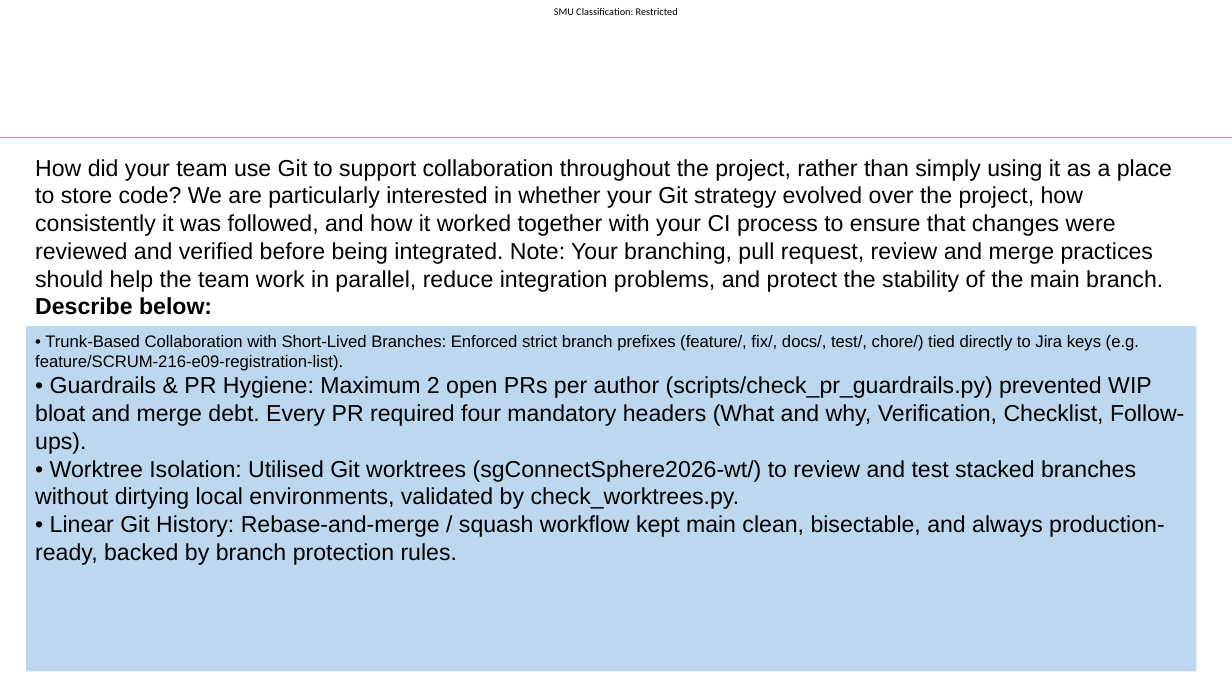
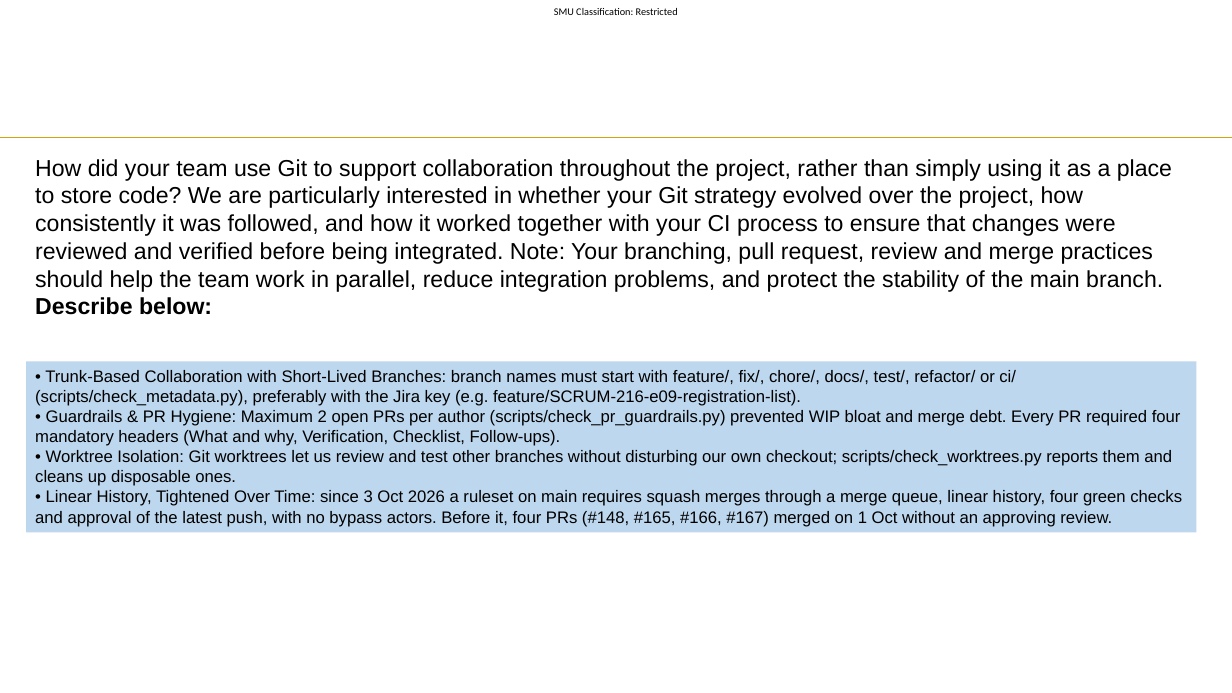
Before and after one commit to hongyime/sgConnectSphere2026, a slide deck: slide 9 of docs/slides/presentation/Week 11 Presentation.pptx. Drawn at 1232x693 pixels with LibreOffice and Linux fonts; fonts in the diff are those of the drawing; background and template pictures are left out. Boxes give left, top, right and bottom in pixels: in the first picture for what was removed or moved away, otherwise in the second. Text is boxed around its words. In the diff, an @@ line names an element or a change of style, - is before the commit and + after.

```diff
--- a/docs/slides/presentation/Week 11 Presentation.pptx
+++ b/docs/slides/presentation/Week 11 Presentation.pptx
@@ rectangle "• Trunk-Based Collaboration with Short-Lived ...": place and size @@
-rectangle "• Trunk-Based Collaboration with Short-Lived ..." at bbox=[26, 326, 1197, 672]
+rectangle "• Trunk-Based Collaboration with Short-Lived ..." at bbox=[26, 361, 1197, 532]
@@ text in rectangle at bbox=[35, 370, 1016, 406]: text changed @@
-• Trunk-Based Collaboration with Short-Lived Branches: Enforced strict branch prefixes (feature/, fix/, docs/, test/, chore/) tied directly to Jira keys (e.g. feature/SCRUM-216-e09-registration-list).
+• Trunk-Based Collaboration with Short-Lived Branches: branch names must start with feature/, fix/, chore/, docs/, test/, refactor/ or ci/ (scripts/check_metadata.py), preferably with the Jira key (e.g. feature/SCRUM-216-e09-registration-list).
@@ text in rectangle at bbox=[35, 410, 1181, 446]: size 18 to 13 pt in "• Guardrails & PR Hygiene: Maximum 2 ..." @@
@@ text in rectangle at bbox=[35, 450, 1182, 527]: text changed; size 18 to 13 pt @@
-• Worktree Isolation: Utilised Git worktrees (sgConnectSphere2026-wt/) to review and test stacked branches without dirtying local environments, validated by check_worktrees.py.
-• Linear Git History: Rebase-and-merge / squash workflow kept main clean, bisectable, and always production-ready, backed by branch protection rules.
+• Worktree Isolation: Git worktrees let us review and test other branches without disturbing our own checkout; scripts/check_worktrees.py reports them and cleans up disposable ones.
+• Linear History, Tightened Over Time: since 3 Oct 2026 a ruleset on main requires squash merges through a merge queue, linear history, four green checks and approval of the latest push, with no bypass actors. Before it, four PRs (#148, #165, #166, #167) merged on 1 Oct without an approving review.
```
Also in this commit, not shown: 11 other slides changed, 1 other file.
